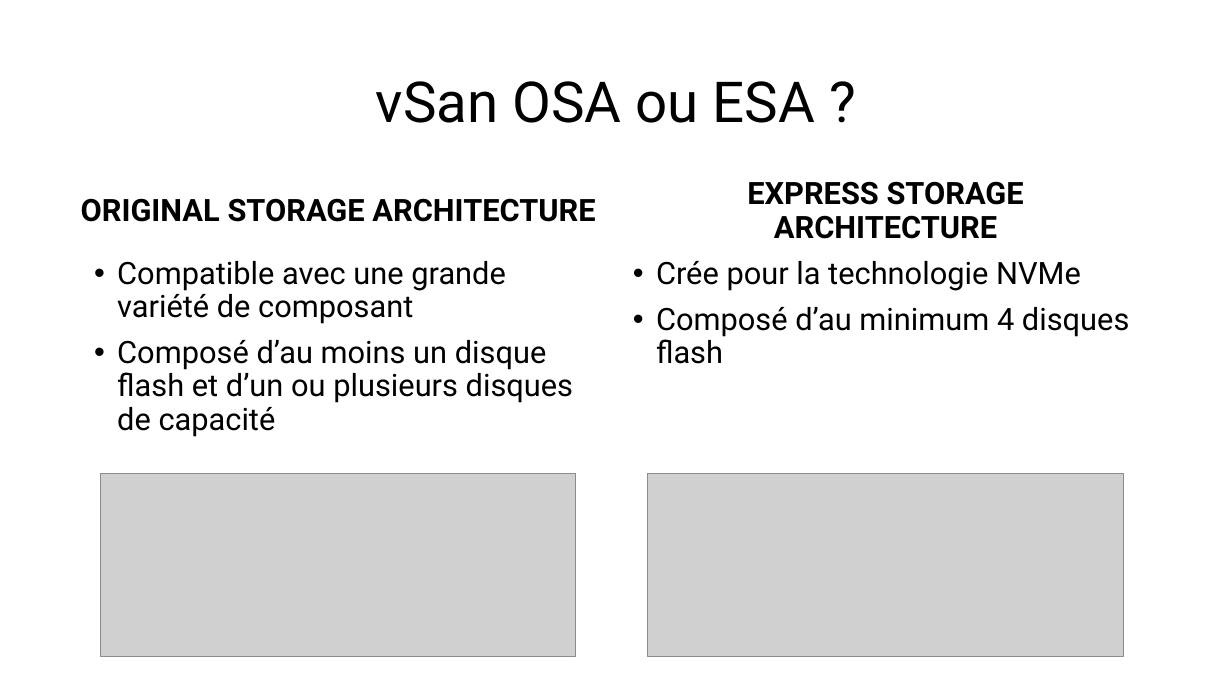
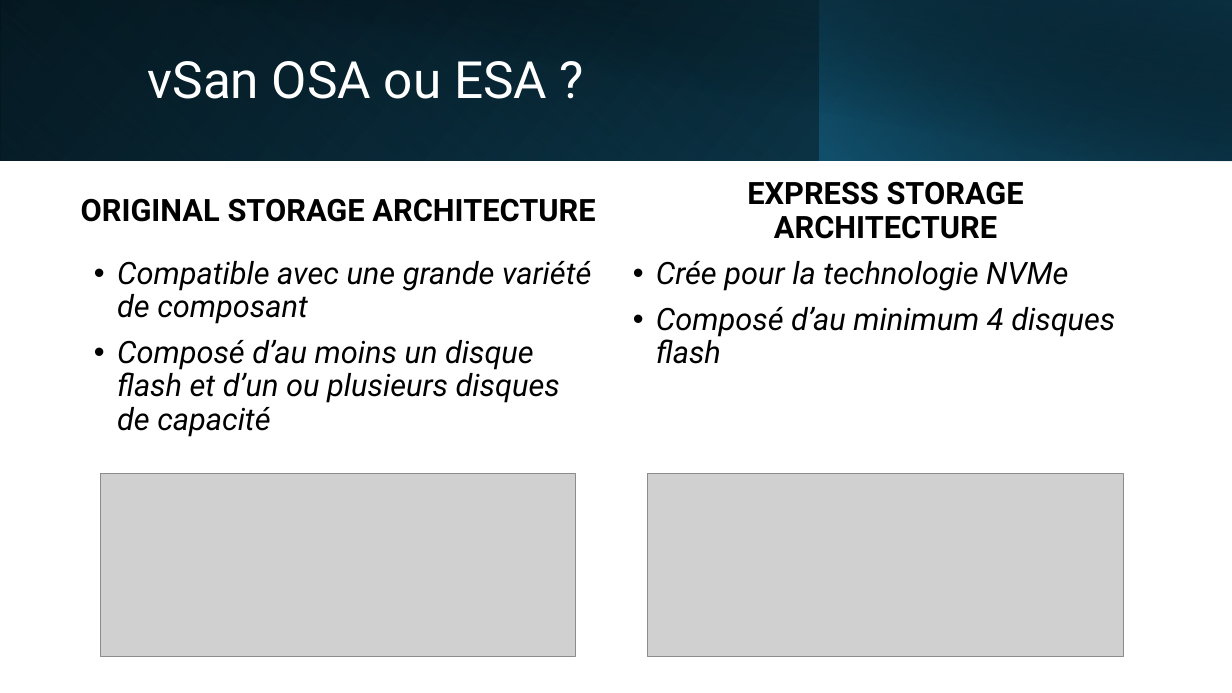
Before and after one commit to Vinc1347900/Stage_Henallux, a slide deck: slide 13 of TFE/DHAIMI_Vincent_PP_TFE.pptx. Drawn at 1232x693 pixels with LibreOffice and Linux fonts; fonts in the diff are those of the drawing; grey boxes stand for pictures. Boxes give left, top, right and bottom in pixels: in the first picture for what was removed or moved away, otherwise in the second. Text is boxed around its words. In the diff, an @@ line names an element or a change of style, - is before the commit and + after.

```diff
--- a/TFE/DHAIMI_Vincent_PP_TFE.pptx
+++ b/TFE/DHAIMI_Vincent_PP_TFE.pptx
@@ rectangle added at [0, 0, 1232, 161], fill gradient #000000 to #104862 @@
@@ rectangle added at [0, 0, 821, 161], fill gradient #156082 to #0B3041 @@
@@ rectangle added at [46, 0, 1232, 162], fill gradient #000000 to #0B3041 @@
@@ rectangle added at [820, 0, 1232, 161], fill gradient #156082 to #000000 @@
@@ title "vSan OSA ou ESA ?": place and size @@
-title "vSan OSA ou ESA ?" at [376, 81, 815, 123]
+title "vSan OSA ou ESA ?" at [148, 61, 547, 99]
@@ title "vSan OSA ou ESA ?" at [148, 61, 547, 99]: size 44 to 40 pt, text colour #000000 to #FFFFFF; alignment centre to left @@
@@ text "Compatible avec une grande variété ..." at [117, 261, 591, 437]: italic on @@
@@ text "Crée pour la technologie NVMe" at [656, 261, 1115, 364]: italic on @@
```
Also in this commit, not shown: 11 other slides changed, 4 other files.
